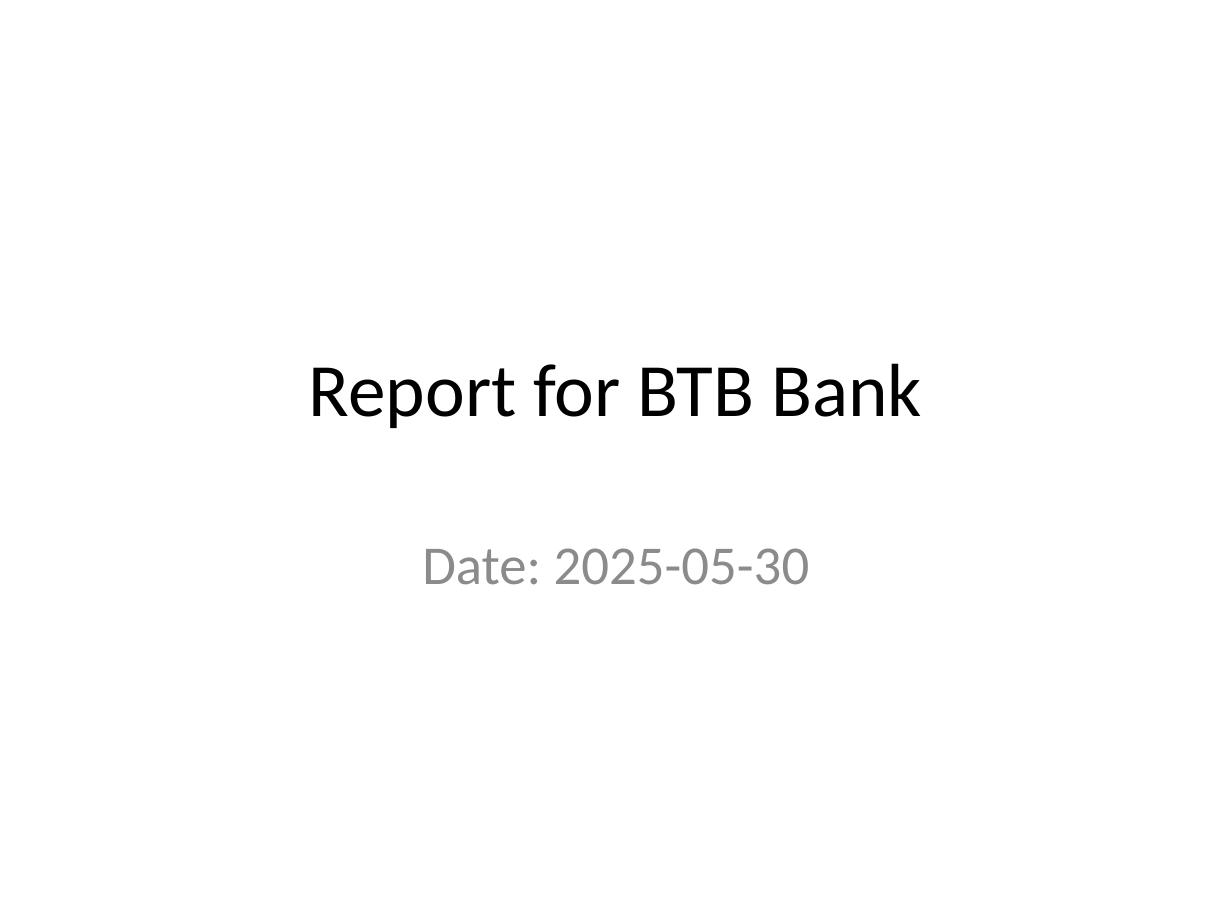
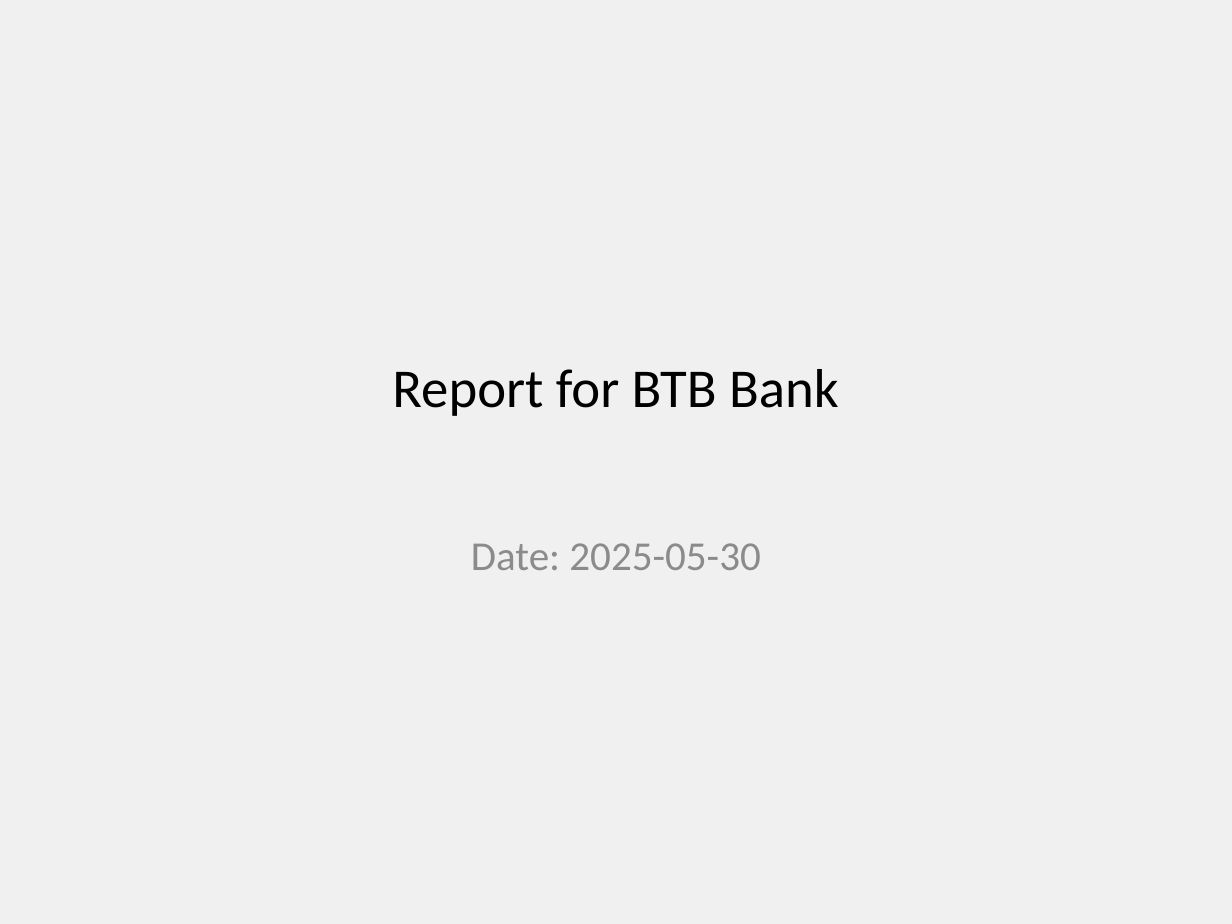
Before and after one commit to FidanEva/python_export_editable_ppt, a slide deck: slide 1 of backend/uploads/output.pptx. Drawn at 1232x924 pixels with LibreOffice and Linux fonts; fonts in the diff are those of the drawing. Boxes give left, top, right and bottom in pixels: in the first picture for what was removed or moved away, otherwise in the second. Text is boxed around its words. In the diff, an @@ line names an element or a change of style, - is before the commit and + after.

```diff
--- a/backend/uploads/output.pptx
+++ b/backend/uploads/output.pptx
@@ background #FFFFFF to #F0F0F0 @@
@@ title "Report for BTB Bank" at (392,369,839,416): size 44 to 32 pt @@
@@ subtitle "Date: 2025-05-30" at (471,543,760,570): size 32 to 24 pt; less space between paragraphs @@
```
Also in this commit, not shown: 2 other slides changed, 3 slides added, 1 other file.
